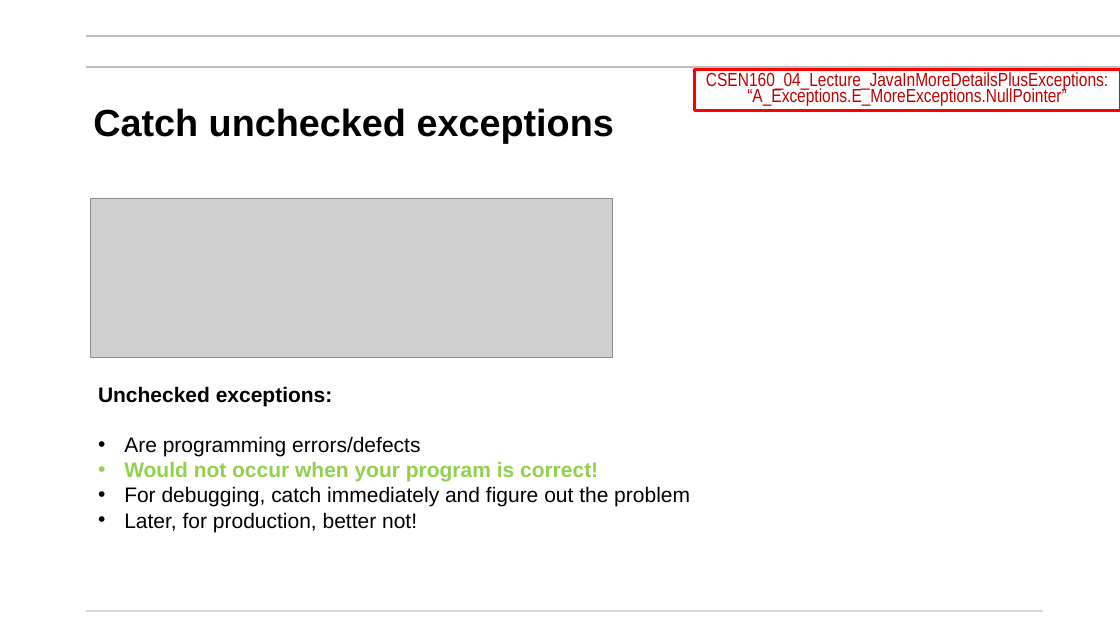
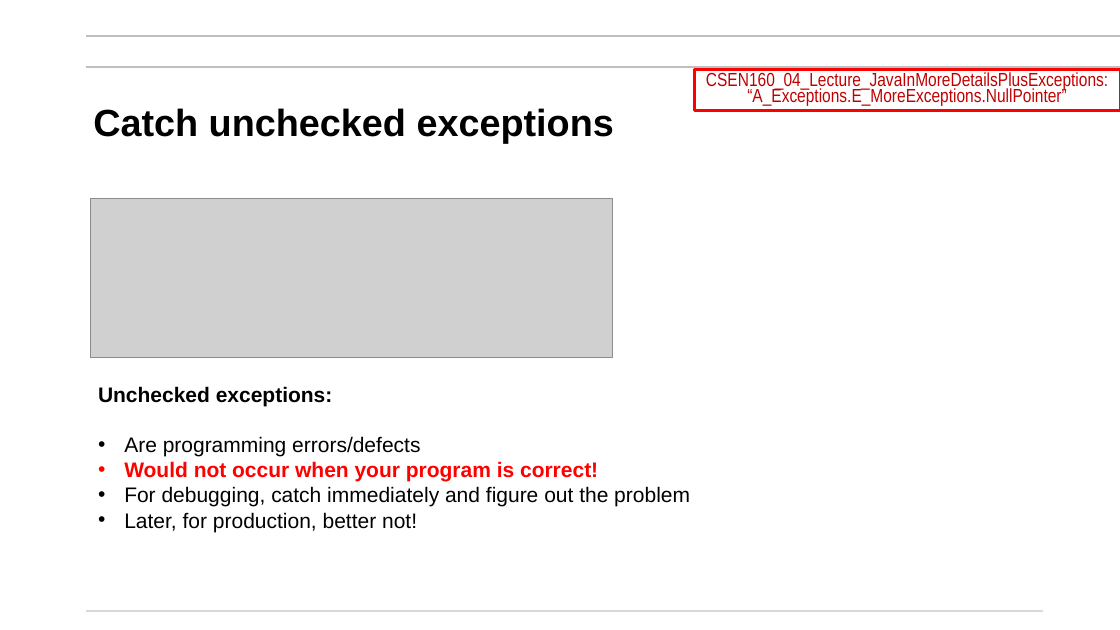
Before and after one commit to mikegrace2/CSEN160-Fall2026-Course-Website, a slide deck: slide 38 of lectures/Week04_Exceptions/1_Exceptions_V4.pptx. Drawn at 1120x630 pixels with LibreOffice and Linux fonts; fonts in the diff are those of the drawing; grey boxes stand for pictures; background and template pictures are left out. Boxes give left, top, right and bottom in pixels: in the first picture for what was removed or moved away, otherwise in the second. Text is boxed around its words. In the diff, an @@ line names an element or a change of style, - is before the commit and + after.

Commit message:
Update 1_Exceptions_V4.pptx
Added a bit more explanation

```diff
--- a/lectures/Week04_Exceptions/1_Exceptions_V4.pptx
+++ b/lectures/Week04_Exceptions/1_Exceptions_V4.pptx
@@ text at [124, 461, 598, 482]: text colour #92D050 to #FF0000 in "Would not occur when your program is ..." @@
```
Also in this commit, not shown: 1 other slide changed.
